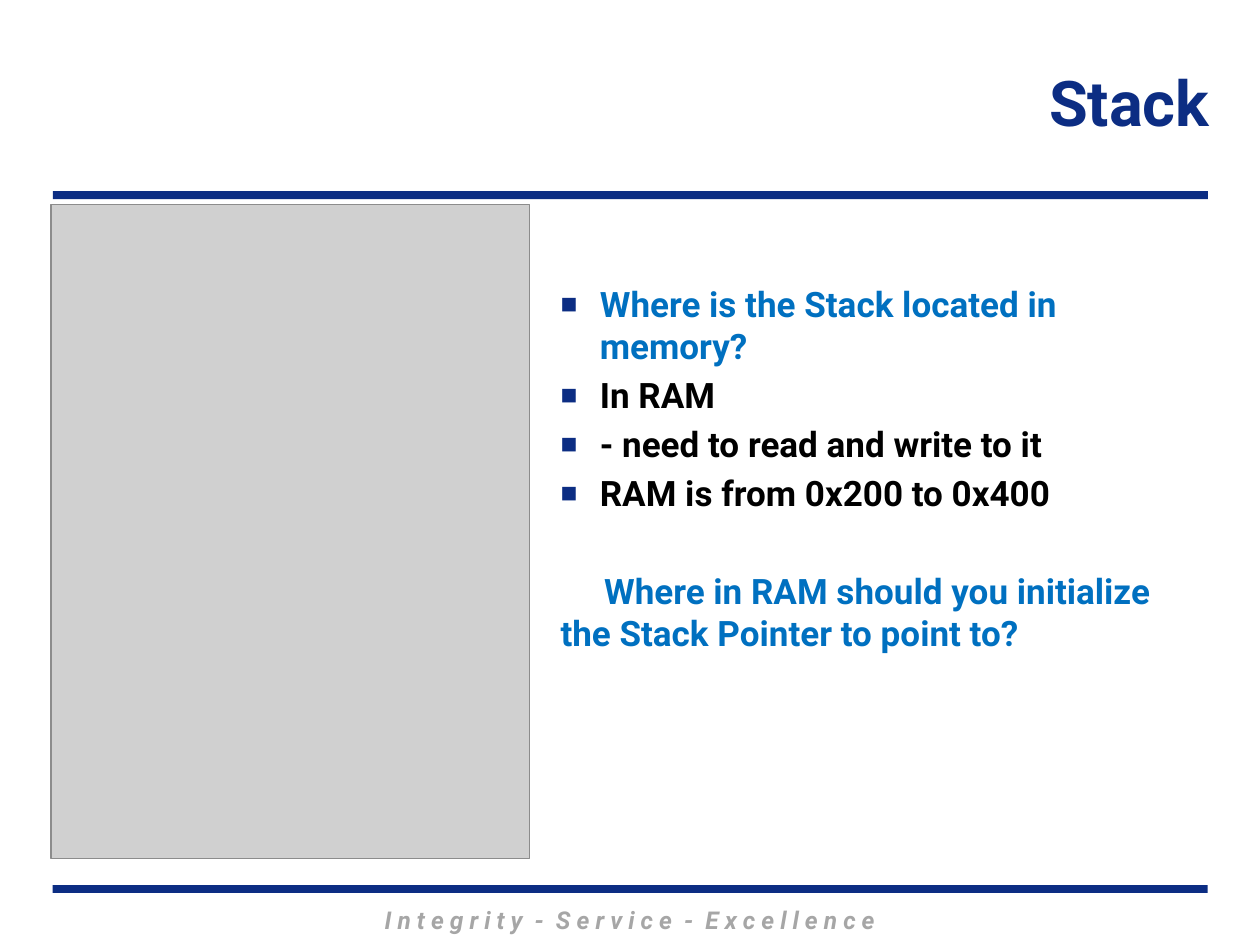
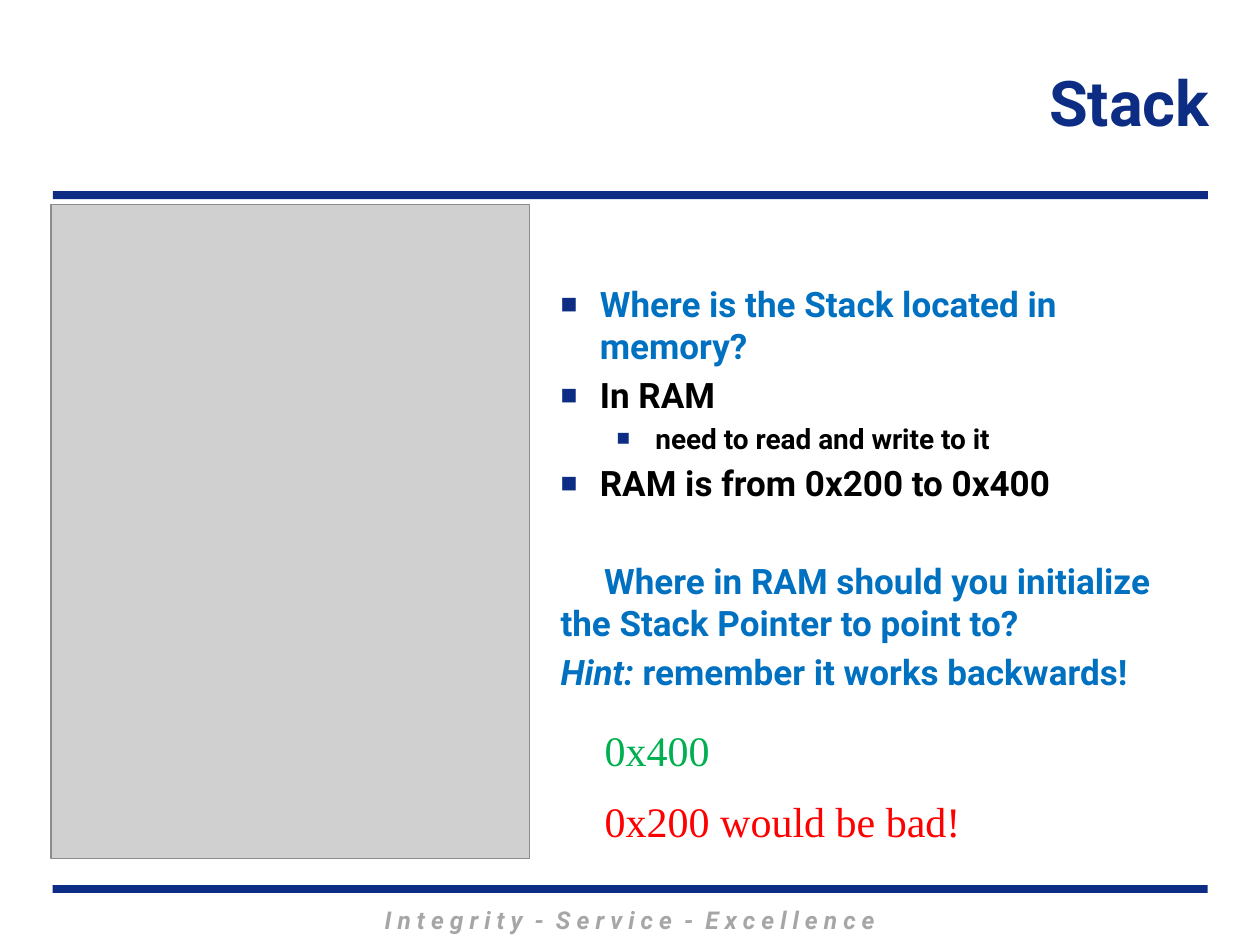
Before and after one commit to MarsUniversity/ECE382, a slide deck: slide 5 of source/lessons/lsn9-10/Lsn9-10.pptx. Drawn at 1260x945 pixels with LibreOffice and Linux fonts; fonts in the diff are those of the drawing; grey boxes stand for pictures; background and template pictures are left out. Boxes give left, top, right and bottom in pixels: in the first picture for what was removed or moved away, otherwise in the second. Text is boxed around its words. In the diff, an @@ line names an element or a change of style, - is before the commit and + after.

```diff
--- a/source/lessons/lsn9-10/Lsn9-10.pptx
+++ b/source/lessons/lsn9-10/Lsn9-10.pptx
@@ text at (x1=655, y1=428, x2=990, y2=450): text changed; size 20 to 16 pt @@
-■ - need to read and write to it
+  ■ need to read and write to it
@@ text at (x1=561, y1=658, x2=1127, y2=686): paragraph added @@
+Hint: remember it works backwards!
@@ text added at (x1=605, y1=738, x2=961, y2=838), 24 pt, text #FF0000 @@
+0x400
+0x200 would be bad!
```
Also in this commit, not shown: 7 other slides changed, 1 slide removed, 1 other file.
